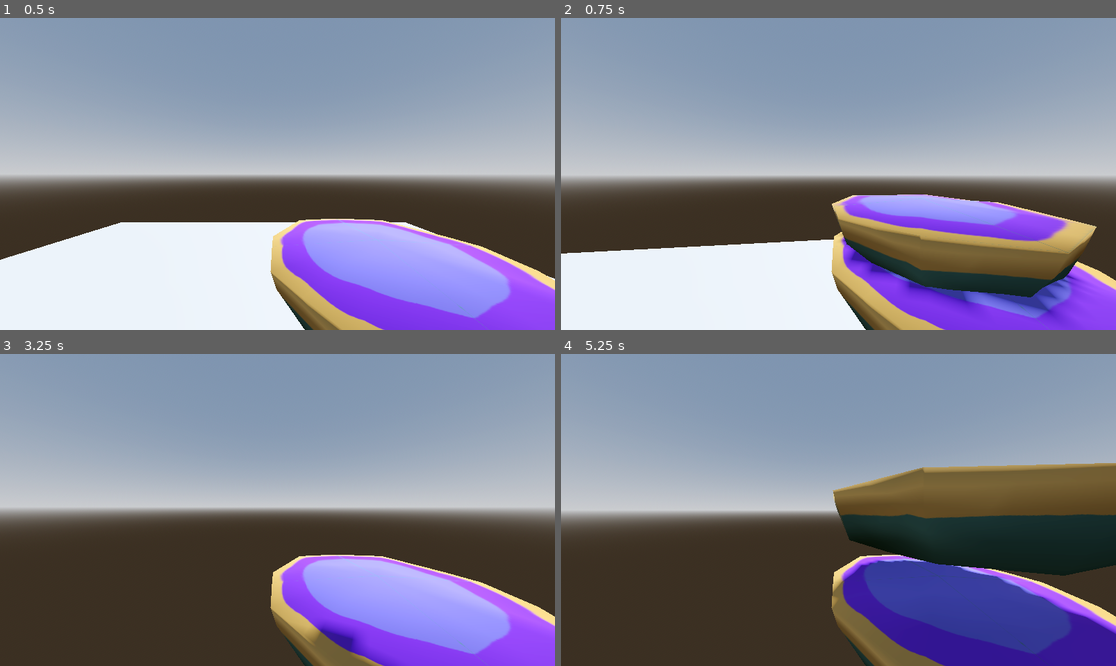
Above: before the commit, frames 1-4 (two rows, left to right).
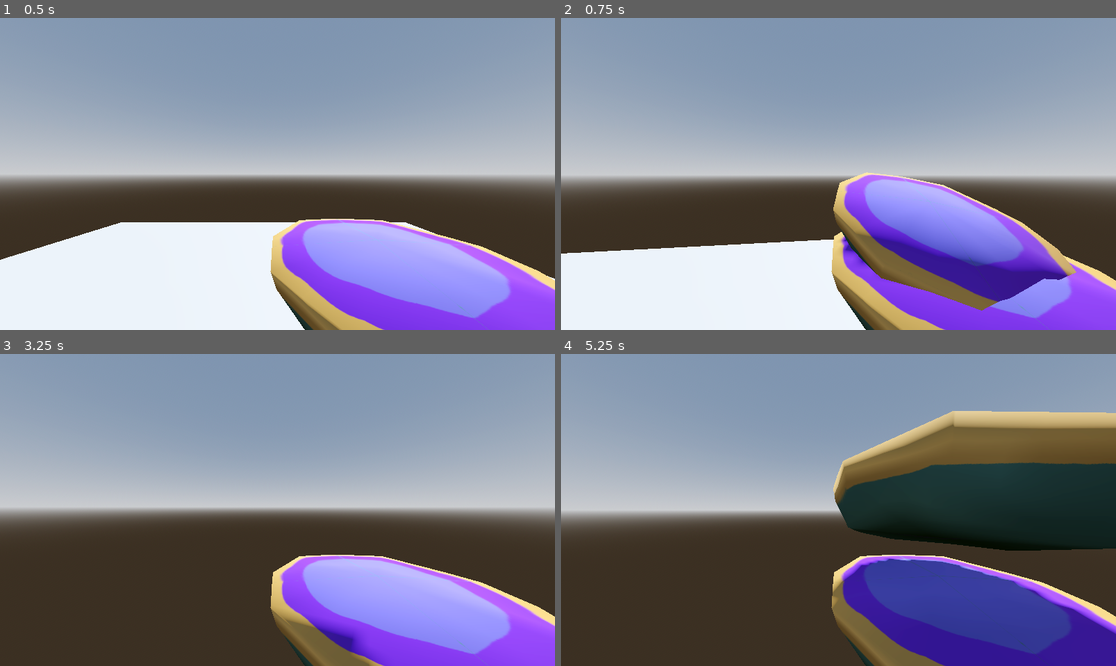
Above: after the commit, the same moments.

Repository: ColinNeary/Splash-Roulette
Game: Godot game, scene res://Scenes/Overworld/overworld.tscn
The game is run twice, just before and just after one commit, with the same random seed, the same clock (stepped at 60 frames per second) and the same inputs.
Inputs (mouse positions are in pixels of both pictures, inside the frame that each line leads up to):
- Up to frame 1 (0.5 s): no input
- Up to frame 2 (0.75 s): tap Enter at 0.5 s; move the mouse to (866, 174) at 0.52 s; hold W (move_forward) from 0.53 s (still down); click (866, 174) at 0.6 s
- Up to frame 3 (3.25 s): keep holding W (move_forward); tap Space (jump) at 0.77, 1.07, 1.25, 1.52, 1.82, 2.3, 2.75, 2.85, 3.02 s; tap ` (freefly) at 0.8, 1.35 s; move the mouse to (249, 510) at 1.27 s; tap Shift (sprint) at 1.55, 2.1 s; tap Enter at 2 s; move the mouse to (288, 503) at 2.02 s; move the mouse to (271, 516) at 2.77 s; click (271, 516) at 3.05 s
- Up to frame 4 (5.25 s): keep holding W (move_forward); tap Space (jump) at 3.32, 3.77, 4.07, 4.52, 4.82, 5 s; move the mouse to (877, 513) at 3.52 s; click (877, 513) at 3.6 s; tap ` (freefly) at 3.8, 4.35 s; tap Enter at 4.25 s; move the mouse to (794, 506) at 4.27 s; tap Shift (sprint) at 4.55, 5.1 s; move the mouse to (844, 510) at 5.02 s; click (844, 510) at 5.17 s

Frame 1 is identical in both runs. In frame 2, 13% of the frame differs, in the area x 48-97%, y 49-98%; in frame 3, 0.3%; in frame 4, 19%, in the area x 48-100%, y 18-85%.

Commit message:
Added wobble and Jolt physics

Diff:
--- a/Scenes/Entities/Player/Player.tscn
+++ b/Scenes/Entities/Player/Player.tscn
@@ -17,25 +17,8 @@
 [node name="Player" type="CharacterBody3D" unique_id=1964359459]
 collision_layer = 2
 script = ExtResource("1_ucva2")
-can_move = null
-has_gravity = null
-can_jump = null
 can_sprint = true
 can_freefly = true
-look_speed = null
-base_speed = null
-jump_velocity = null
-sprint_speed = null
-freefly_speed = null
-input_left = null
-input_right = null
-input_forward = null
-input_back = null
-input_jump = null
-input_sprint = null
-input_freefly = null
-throw_force = null
-added_arc = null
 
 [node name="Mesh" type="MeshInstance3D" parent="." unique_id=1959429802]
 transform = Transform3D(1, 0, 0, 0, 1, 0, 0, 0, 1, 0, 0.9, 0)
--- a/Scenes/Entities/Player/player.gd
+++ b/Scenes/Entities/Player/player.gd
@@ -51,6 +51,8 @@
 @export var throw_force : float = 10
 ## Extra upwards tilt added to the throw angle
 @export var added_arc : float = .3
+## Rotation on the potion while being thrown
+@export var throw_wobble : float = 1
 
 ## IMPORTANT REFERENCES
 @onready var head: Node3D = $Head
@@ -197,6 +199,9 @@
 func throw_potion() -> void:
 	var forward_dir := -camera.get_global_transform().basis.z
 	forward_dir.y += added_arc
-	var random_torque = Vector3(randf_range(-.1, .1), randf_range(-.1, .1), randf_range(-.1, .1))
+	var random_torque := Vector3(
+		randf_range(-throw_wobble, throw_wobble),
+		randf_range(-throw_wobble, throw_wobble),
+		randf_range(-throw_wobble, throw_wobble))
 
 	potion.throw(forward_dir, throw_force, random_torque)
--- a/Scenes/Potion/potion.gd
+++ b/Scenes/Potion/potion.gd
@@ -4,6 +4,7 @@
 @onready var lifetime_timer: Timer = %"Lifetime Timer"
 
 
+# Copy this potion then throw it
 func throw(dir:Vector3, force:float, torque:Vector3) -> void:
 	# Create clone
 	var clone : Node3D = self.duplicate()
@@ -28,8 +29,9 @@
 func _on_lifetime_timer_timeout() -> void:
 	self.queue_free()
 
+
 # When potion collides with something, freeze for now
-func _on_rigid_body_entered(body: Node) -> void:
+func _on_rigid_body_entered(_body: Node) -> void:
 	pass
 	#self.freeze = true
 	#self.set_deferred("set_contact_monitor", false)
--- a/project.godot
+++ b/project.godot
@@ -71,3 +71,7 @@
 3d_physics/layer_1="World"
 3d_physics/layer_2="Players"
 3d_physics/layer_3="Enemies"
+
+[physics]
+
+3d/physics_engine="Jolt Physics"
